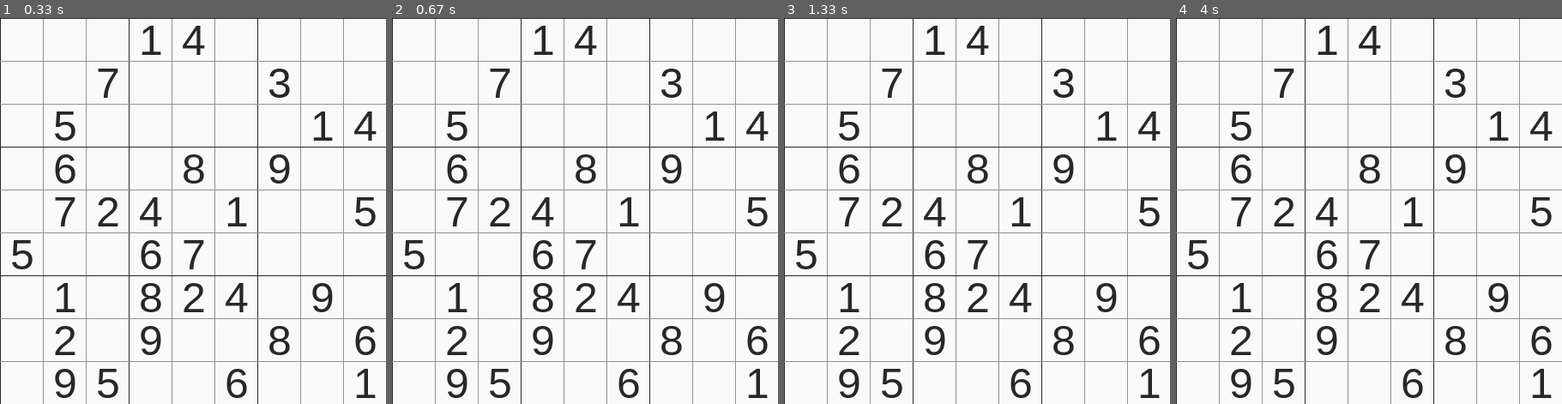
Above: before the commit, frames 1-4 (left to right).
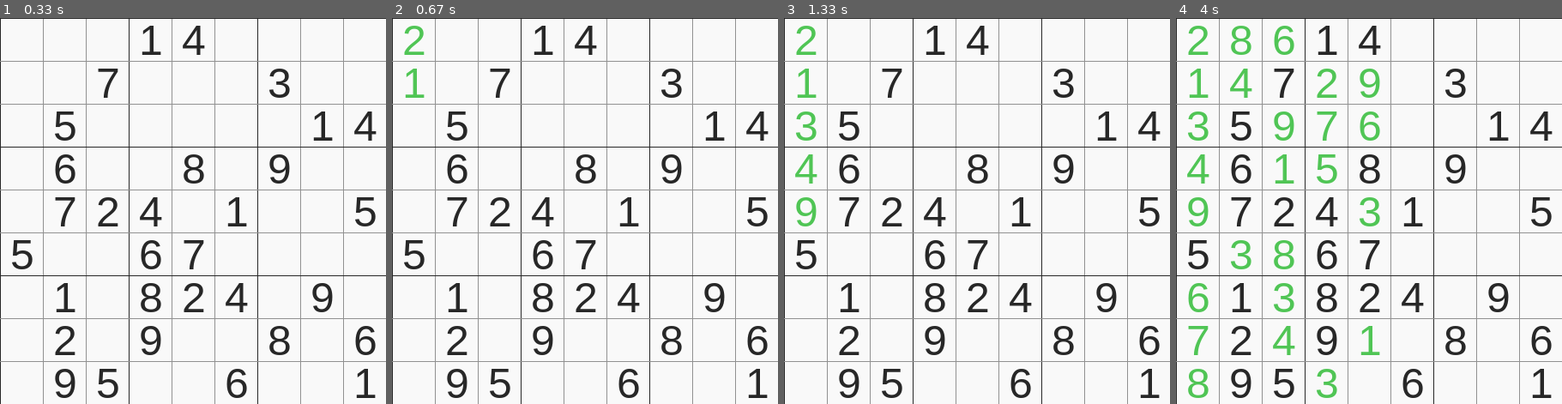
Above: after the commit, the same moments.

Repository: daliborstakic/sudoku-pygame
Game: pygame game, started from sudoku.py
The game is run twice, just before and just after one commit, with the same random seed, the same clock (stepped at 60 frames per second) and the same inputs.
Inputs:
- Up to frame 1 (0.33 s): no input
- Up to frame 2 (0.67 s): tap Space at 0.33 s
- Up to frame 3 (1.33 s): no input
- Up to frame 4 (4 s): no input

Frame 1 is identical in both runs. In frame 2, 0.3% of the frame differs, in the area x 3-9%, y 2-21%; in frame 3, 0.9%; in frame 4, 4.5%, in the area x 2-53%, y 2-99%.

Commit message:
added solve button

Diff:
--- a/sudoku.py
+++ b/sudoku.py
@@ -113,7 +113,9 @@
 def solve(draw, is_drawn, grid):
     """ Solves an empty sudoku board """
     find = find_empty(grid)
-    grid[0][0].number = randint(1, 9)
+
+    if is_drawn == False:
+        grid[0][0].number = randint(1, 9)
 
     """ Just so it doesn't visualize always """
     if is_drawn:
@@ -182,6 +184,9 @@
         for event in pygame.event.get():
             if event.type == pygame.QUIT:
                 run = False
+            if event.type == pygame.KEYDOWN:
+                if event.key == pygame.K_SPACE:
+                    solve(lambda: draw(win, grid, WIDTH, ROWS), True, grid)
 
         draw(win, grid, WIDTH, ROWS)
 
